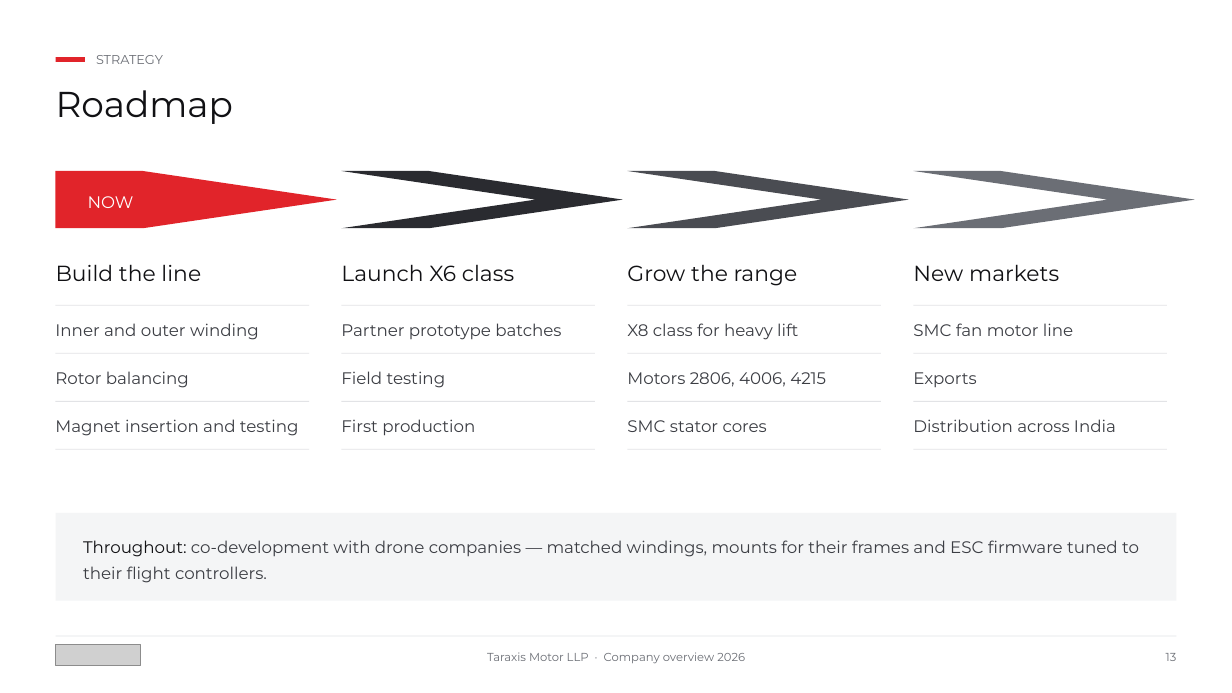
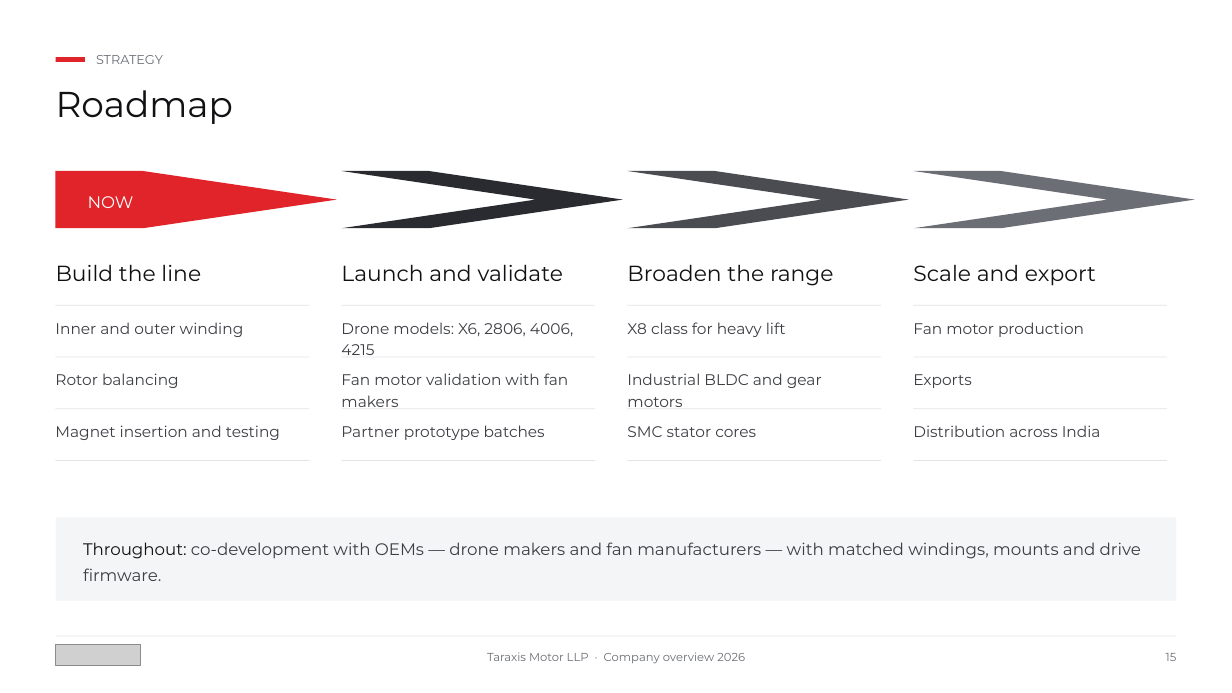
Before and after one commit to siddharthsu/siddharthsu, a slide deck: slide 15 of Taraxis_Presentation/Taraxis_Motor_Corporate.ppt (slide 13 before the commit). Drawn at 1232x693 pixels with LibreOffice and Linux fonts; fonts in the diff are those of the drawing; grey boxes stand for pictures. Boxes give left, top, right and bottom in pixels: in the first picture for what was removed or moved away, otherwise in the second. Text is boxed around its words. In the diff, an @@ line names an element or a change of style, - is before the commit and + after.

```diff
--- a/Taraxis_Presentation/Taraxis_Motor_Corporate.ppt
+++ b/Taraxis_Presentation/Taraxis_Motor_Corporate.ppt
@@ text at <box>341,264,563,281</box>: text changed @@
-Launch X6 class
+Launch and validate
@@ text at <box>627,264,834,286</box>: text changed @@
-Grow the range
+Broaden the range
@@ text at <box>913,264,1096,286</box>: text changed @@
-New markets
+Scale and export
@@ text at <box>341,322,573,355</box>: text changed; size 13 to 12 pt @@
-Motors 2806, 4006, 4215
+Drone models: X6, 2806, 4006, 4215
@@ text at <box>913,322,1084,337</box>: text changed; size 13 to 12 pt @@
-SMC fan motor line
+Fan motor production
@@ text removed at <box>341,371,446,388</box> @@
-Field testing
@@ text added at <box>341,373,569,407</box>, 12 pt, text #3C3E44 @@
+Fan motor validation with fan makers
@@ text added at <box>627,373,822,407</box>, 12 pt, text #3C3E44 @@
+Industrial BLDC and gear motors
@@ size 13 to 12 pt; line spacing 1.2 to 1.15 in 8 elements at <box>55,322,244,337</box>, <box>627,322,786,337</box>, <box>55,373,179,388</box>, <box>913,374,971,388</box>, <box>55,425,280,440</box>, <box>627,426,756,437</box>, <box>913,425,1101,437</box>, <box>341,425,545,440</box> @@
@@ text "Partner prototype batches": place and size @@
-text "Partner prototype batches" at <box>341,323,561,340</box>
+text "Partner prototype batches" at <box>341,425,545,440</box>
@@ text removed at <box>341,419,475,436</box> @@
-First production
@@ 4 rectangles: place and size @@
-4 rectangles at <box>55,401,1166,402</box>
+4 rectangles at <box>55,408,1166,409</box>
@@ 4 rectangles: place and size @@
-4 rectangles at <box>55,449,1166,450</box>
+4 rectangles at <box>55,460,1166,461</box>
@@ rectangle: place and size @@
-rectangle at <box>55,513,1176,600</box>
+rectangle at <box>55,517,1176,600</box>
@@ text at <box>83,542,1141,581</box>: text changed @@
-Throughout: co-development with drone companies — matched windings, mounts for their frames and ESC firmware tuned to their flight controllers.
+Throughout: co-development with OEMs — drone makers and fan manufacturers — with matched windings, mounts and drive firmware.
@@ text at <box>1166,653,1177,661</box>: text changed @@
-13
+15
```
Also in this commit, not shown: 11 other slides changed, 4 slides added, 2 slides removed, 2 other files.
